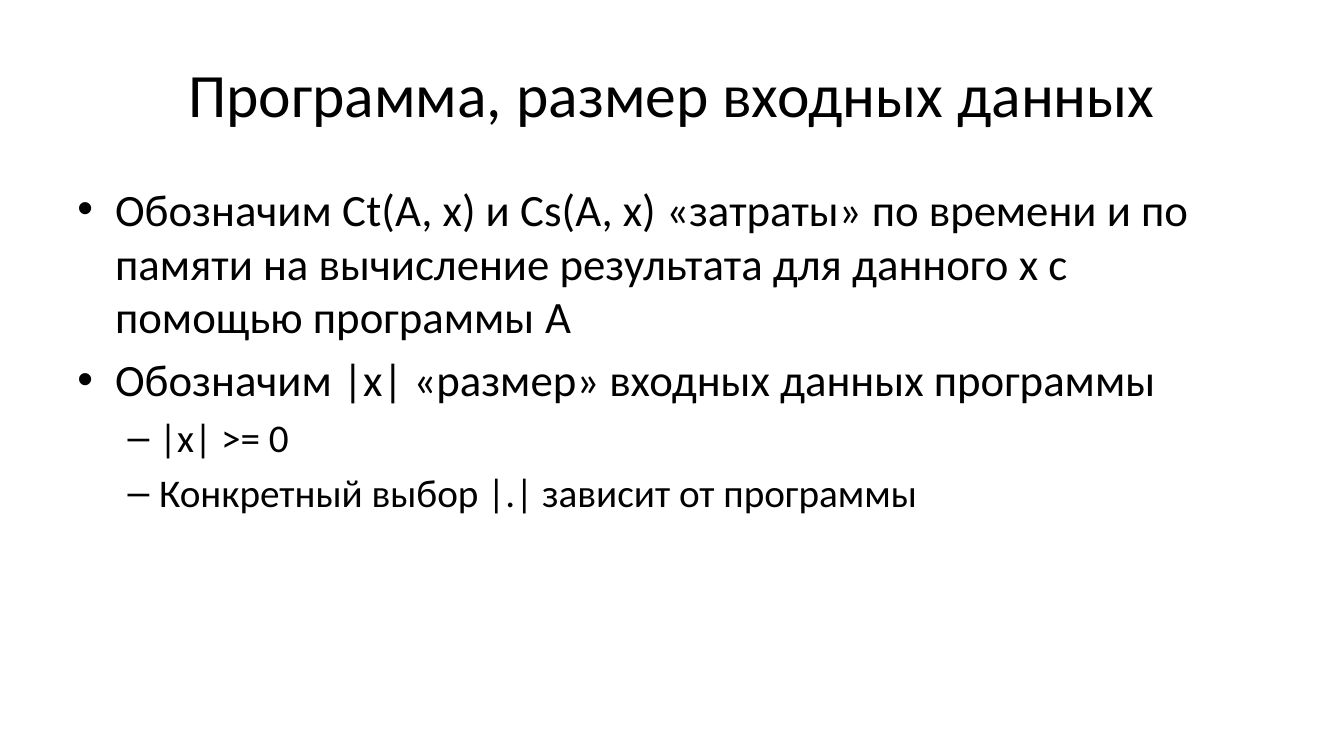
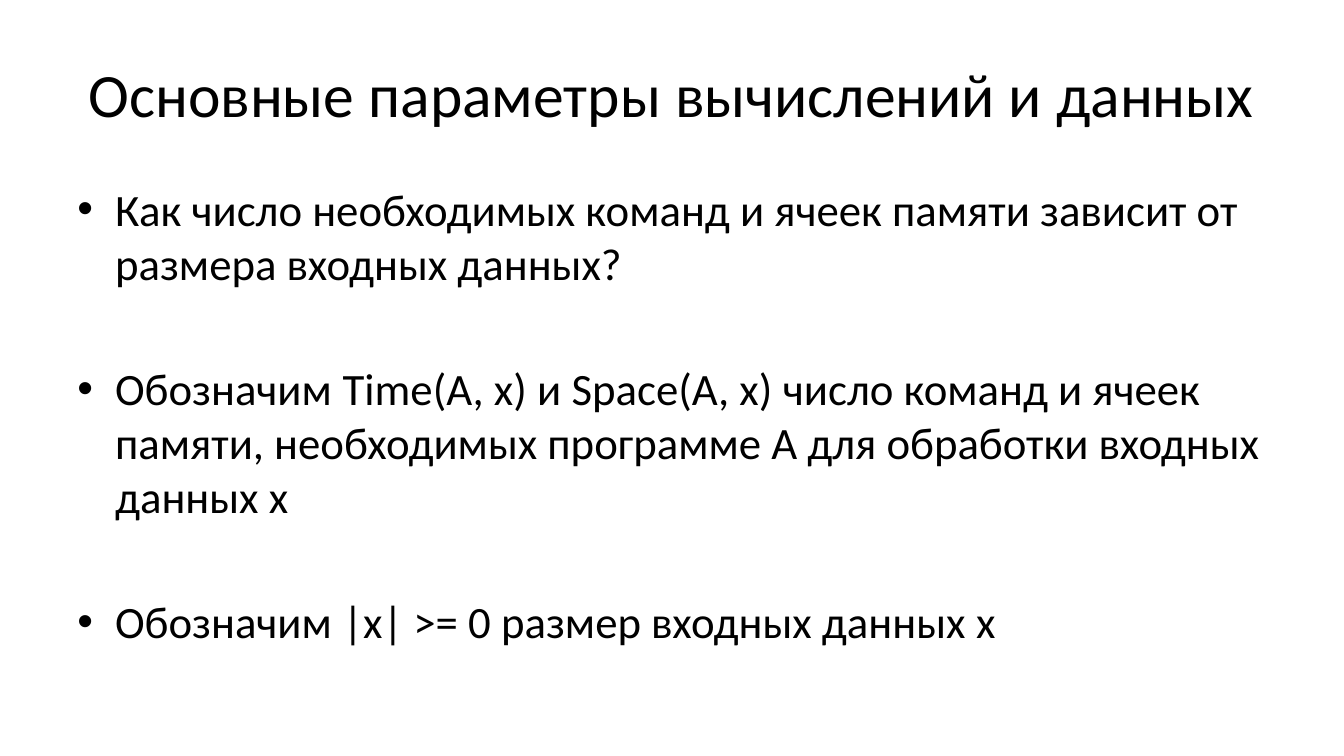
Before and after one commit to Evgueni-Petrov-aka-espetrov/Algorithms-and-Programming-in-C-pptx, a slide deck: slide 3 of 22 Оценка сложности вычислительных алгоритмов.pptx. Drawn at 1344x756 pixels with LibreOffice and Linux fonts; fonts in the diff are those of the drawing. Boxes give left, top, right and bottom in pixels: in the first picture for what was removed or moved away, otherwise in the second. Text is boxed around its words. In the diff, an @@ line names an element or a change of style, - is before the commit and + after.

```diff
--- a/22 Оценка сложности вычислительных алгоритмов.pptx
+++ b/22 Оценка сложности вычислительных алгоритмов.pptx
@@ title at box(88, 75, 1253, 127): text changed @@
-Программа, размер входных данных
+Основные параметры вычислений и данных
@@ text at box(115, 195, 1260, 646): text changed @@
-• Обозначим Сt(А, х) и Сs(A, x) «затраты» по времени и по памяти на вычисление результата для данного х с помощью программы A
-• Обозначим |x| «размер» входных данных программы
-  – |x| >= 0
-  – Конкретный выбор |.| зависит от программы
+• Как число необходимых команд и ячеек памяти зависит от размера входных данных?
+• Обозначим Time(А, х) и Space(A, x) число команд и ячеек памяти, необходимых программе А для обработки входных данных х
+• Обозначим |x| >= 0 размер входных данных x
```
Also in this commit, not shown: 20 other slides changed, 3 slides added, 1 slide removed.
